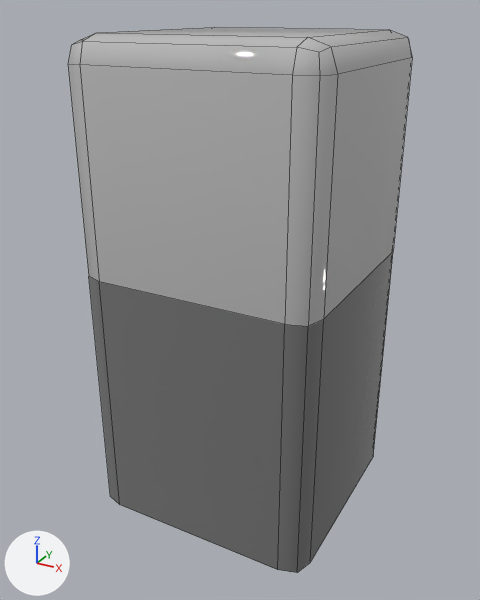
One commit to the FBX model Assets/CrowdMatch/Models/Wall04.fbx: the scene before it, then after it.
Rendered twice from a 50 mm camera at (0.622, -1.175, 1.039) aimed at (-0.011, -0.024, 0.464). The lights are fixed; the arrows at lower left show +X, +Y and +Z. The older version comes first. Mesh edges are drawn as thin lines. Where no turn or scale is listed for an object, it has been applied to the vertices. Vertices at exactly the same position are counted once.

The first picture shows 'Wall04'.
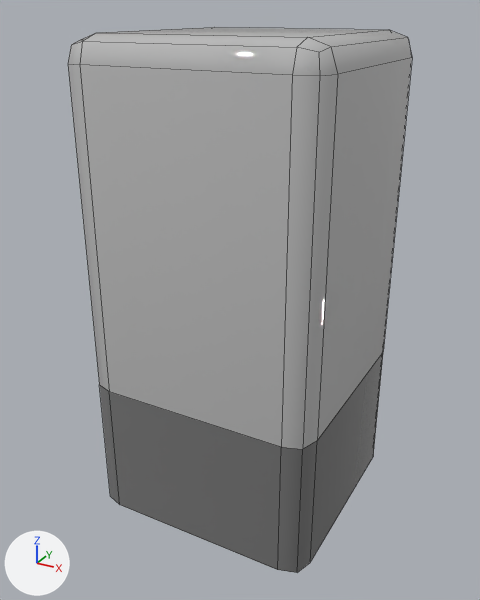
Location of each change, (x1, y1, x2, y2) in pixels of the pictures (480 x 600 px; the box of a moved part takes in the faces that stretch with it):
part 1 of me_mesh, moved or reshaped
    both: (88, 74, 410, 452)

Patch to the scene script:
```diff
--- a/Assets/CrowdMatch/Models/Wall04.fbx.py
+++ b/Assets/CrowdMatch/Models/Wall04.fbx.py
@@ me_mesh @@
 me_mesh.from_pydata(...)  # 53 vertices, 45 faces; spans x -0.25..0.25, y -0.25..0.25, z 0.0..1.0
 # used by ob_wall04; location = (0.0, 0.0, 0.0)
+# me_mesh part 1: all 12 vertices in x -0.25..0.25, y -0.25..0.25, z 0.55 are moved by (0.0, 0.0, -0.25)
 me_mesh.materials.append(mat_21___default)
```
